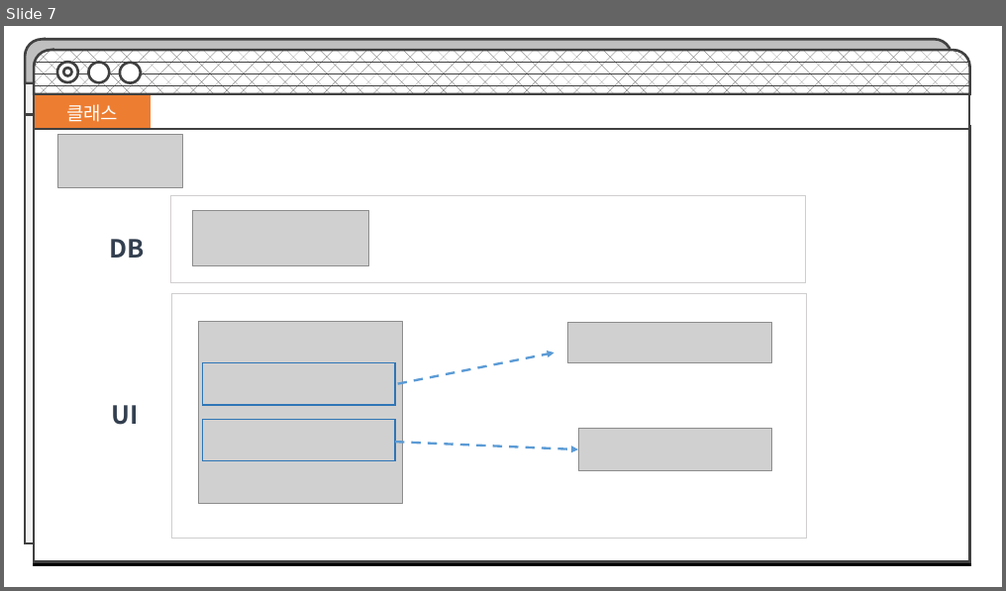
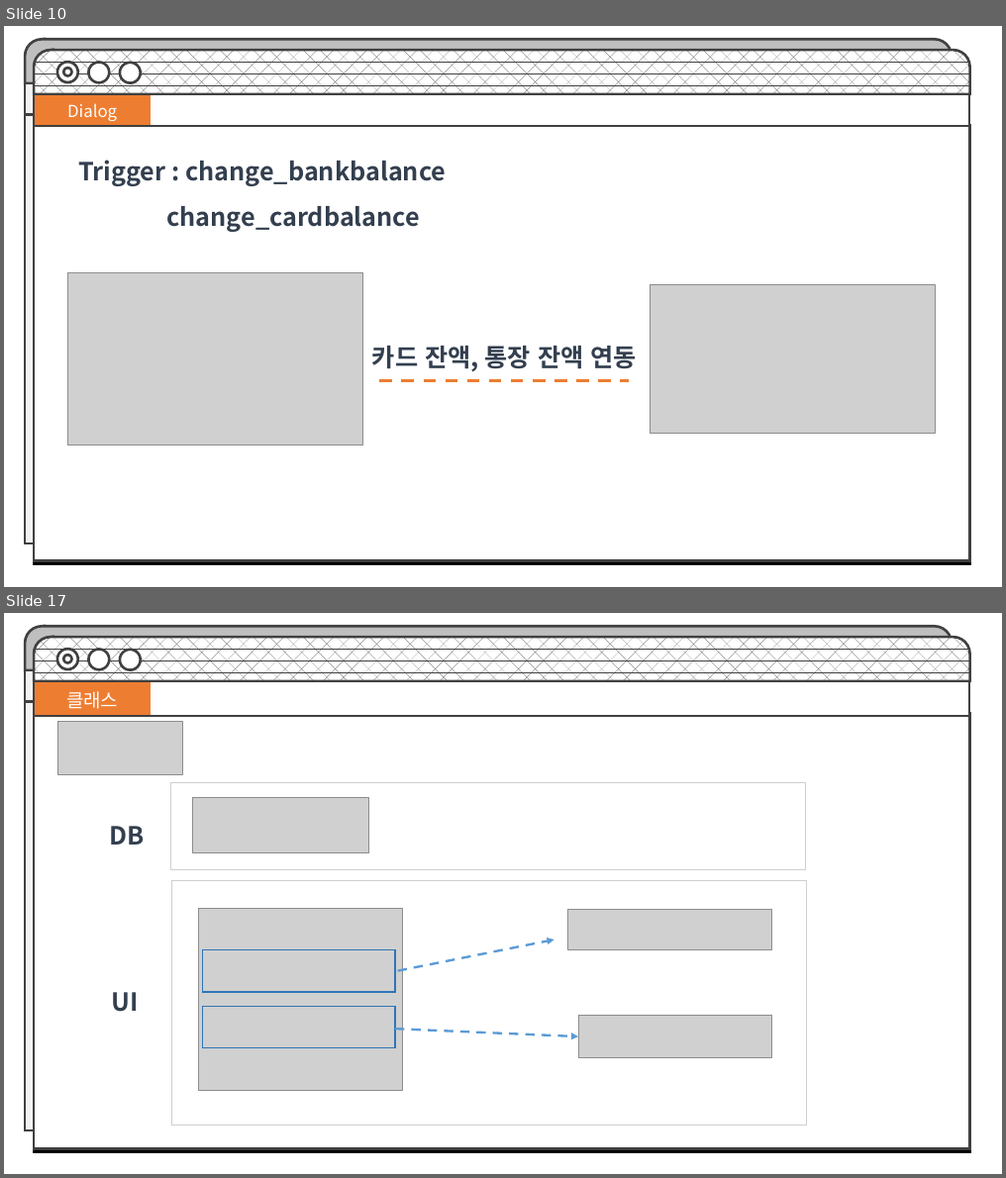
Before and after one commit to DaeguIT-MinSuKim/yi_java3st_2team, a slide deck: file/ppt.pptx. Shown one above the other, each under a label of ours: slide 7 before the commit, slides 10 and 17 after it; the slides between them are not shown. The pictures are 1006x591 and 1006x1178 pixels, drawn with LibreOffice and Linux fonts; fonts in the diff are those of the drawing; grey boxes stand for pictures. Boxes give left, top, right and bottom in pixels: in the first picture for what was removed or moved away, otherwise in the second. Text is boxed around its words. In the diff, an @@ line names an element or a change of style, - is before the commit and + after.

```diff
--- a/file/ppt.pptx
+++ b/file/ppt.pptx
@@ slide 10 added at <box>4,26,1002,587</box>, background #FFFFFF @@
@@ round same rect added at <box>25,40,951,83</box>, fill #BFBFBF, outline #404040 2.5 pt @@
@@ round same rect added at <box>34,50,970,94</box>, fill pattern #404040 on #FFFFFF, outline #404040 2.5 pt @@
@@ rectangle added at <box>25,83,951,115</box>, fill #F2F2F2, outline #404040 2.5 pt @@
@@ ellipse added at <box>57,62,78,82</box>, fill #FFFFFF, outline #404040 2.5 pt @@
@@ ellipse added at <box>63,68,72,76</box>, fill #FFFFFF, outline #404040 2.5 pt @@
@@ ellipse added at <box>88,62,110,82</box>, fill #FFFFFF, outline #404040 2.5 pt @@
@@ ellipse added at <box>120,63,141,83</box>, fill #FFFFFF, outline #404040 2.5 pt @@
@@ table added at <box>34,95,968,126</box>, 1 rows, 8 columns @@
+Dialog |  |  |  |  |  |  | 
@@ rectangle added at <box>25,115,951,544</box>, fill #F2F2F2, outline #404040 2.5 pt @@
@@ rectangle added at <box>34,125,970,562</box>, fill #FFFFFF, outline #404040 2.5 pt @@
@@ text added at <box>78,160,446,232</box>, 24 pt, text #333F50, bold @@
+Trigger : change_bankbalance
+change_cardbalance
@@ picture added at <box>67,274,363,445</box> @@
@@ picture added at <box>650,285,936,433</box> @@
@@ text added at <box>372,346,636,372</box>, 24 pt, text #333F50, bold @@
+카드 잔액, 통장 잔액 연동
@@ line added from (380, 380) to (629, 380), #ED7D31 3 pt dashed @@
@@ what was slide 7 is now slide 17 @@
```
Also in this commit, not shown: 3 slides changed, 9 other slides added, 1 other file.
